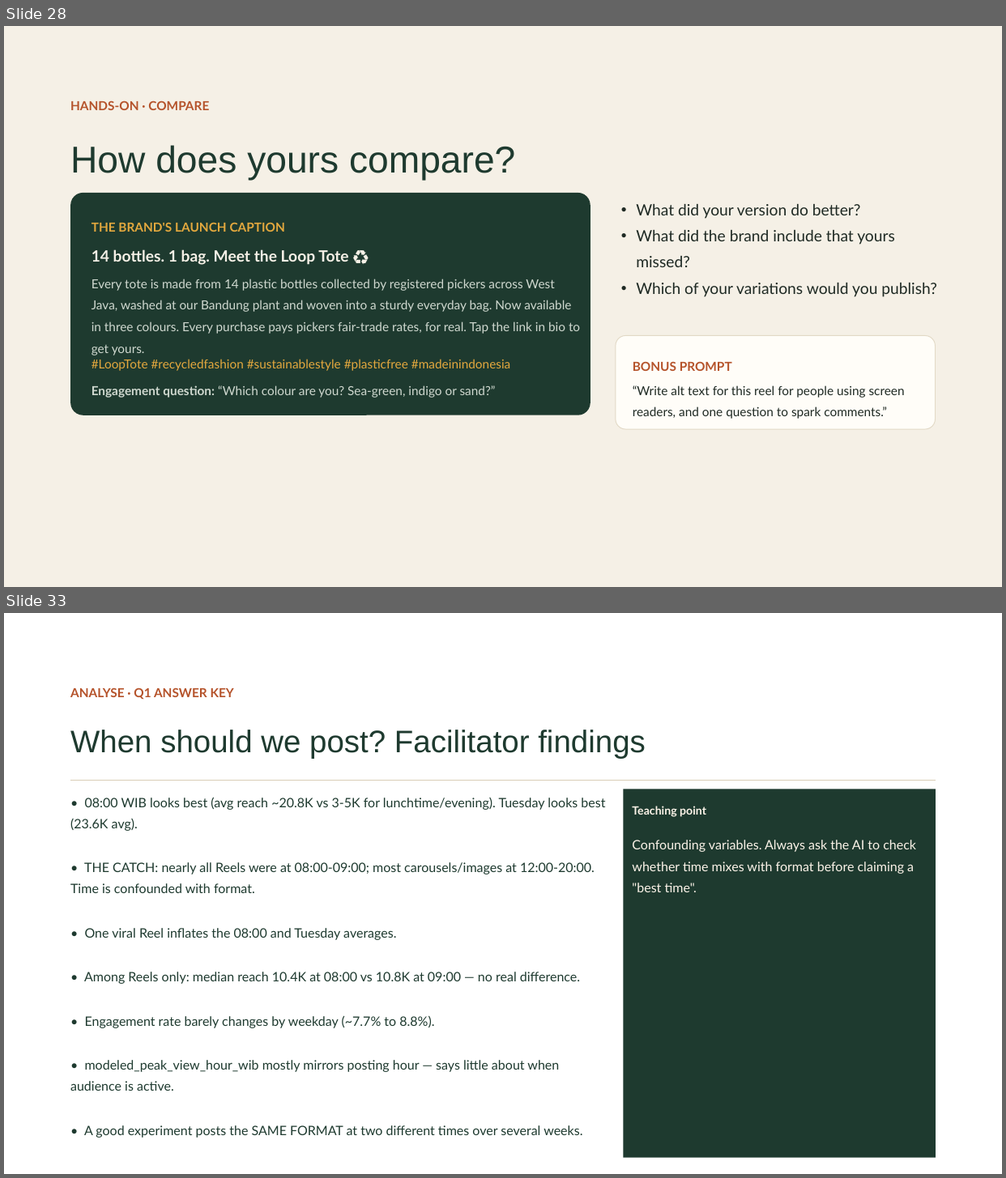
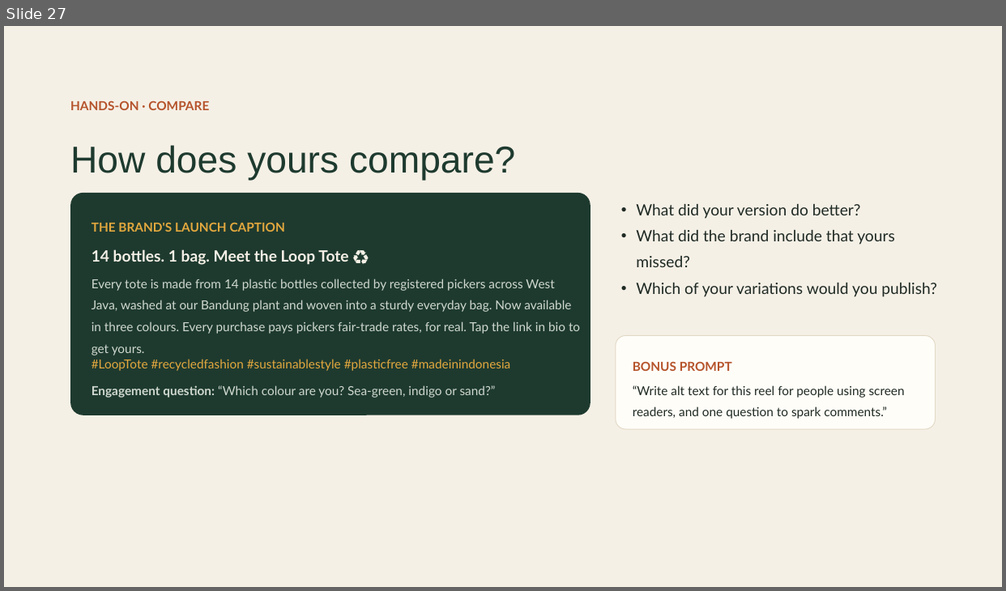
Before and after one commit to itsbharathp/LoopCycle, a slide deck: Prestentations/AI for Content Creation — The Basics.pptx. Shown one above the other, each under a label of ours: slides 28 and 33 before the commit, slide 27 after it; the slides between them are not shown. The pictures are 1006x1178 and 1006x591 pixels, drawn with LibreOffice and Linux fonts; fonts in the diff are those of the drawing. Boxes give left, top, right and bottom in pixels: in the first picture for what was removed or moved away, otherwise in the second. Text is boxed around its words. In the diff, an @@ line names an element or a change of style, - is before the commit and + after.

```diff
--- a/Prestentations/AI for Content Creation — The Basics.pptx
+++ b/Prestentations/AI for Content Creation — The Basics.pptx
@@ slide 33 removed at (4, 613, 1002, 1174), background #FFFFFF @@
@@ text removed at (70, 688, 234, 699) @@
-ANALYSE · Q1 ANSWER KEY
@@ text removed at (70, 730, 646, 759) @@
-When should we post? Facilitator findings
@@ line removed from (70, 780) to (936, 780) @@
@@ text removed at (70, 797, 605, 1138) @@
-• 08:00 WIB looks best (avg reach ~20.8K vs 3-5K for lunchtime/evening). Tuesday looks best (23.6K avg).
-• THE CATCH: nearly all Reels were at 08:00-09:00; most carousels/images at 12:00-20:00. Time is confounded with format.
-• One viral Reel inflates the 08:00 and Tuesday averages.
-• Among Reels only: median reach 10.4K at 08:00 vs 10.8K at 09:00 — no real difference.
-• Engagement rate barely changes by weekday (~7.7% to 8.8%).
-• modeled_peak_view_hour_wib mostly mirrors posting hour — says little about when audience is active.
-• A good experiment posts the SAME FORMAT at two different times over several weeks.
@@ rectangle removed at (623, 789, 936, 1158) @@
@@ text removed at (632, 806, 916, 892) @@
-Teaching point
-Confounding variables. Always ask the AI to check whether time mixes with format before claiming a "best time".
@@ what was slide 28 is now slide 27 @@
```
Also in this commit, not shown: 11 slides added, 11 other slides removed, 3 other files.
